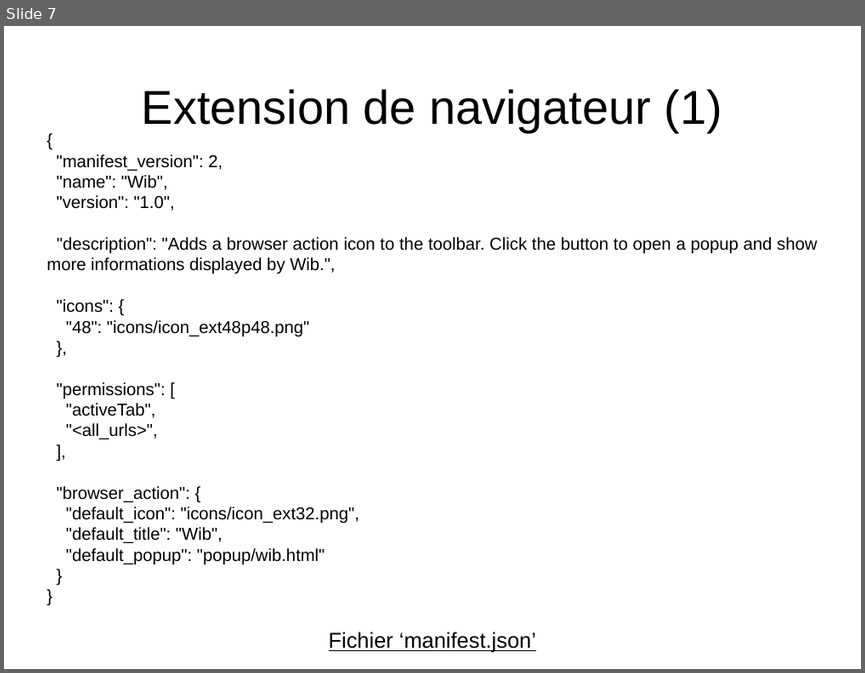
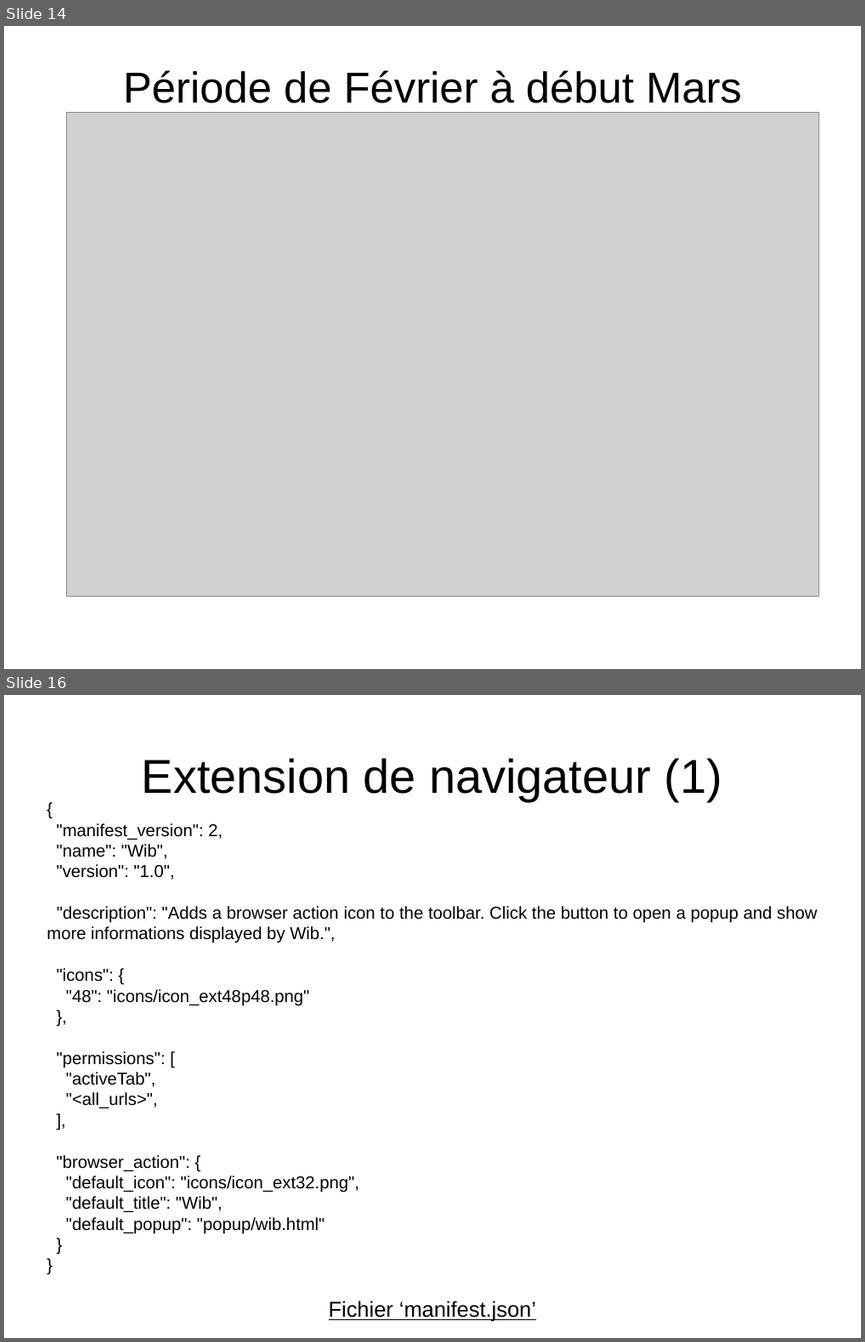
Before and after one commit to YohannBethoule/AnnuaireCollaboratif, a slide deck: doc/diapo_finale.odp. Shown one above the other, each under a label of ours: slide 7 before the commit, slides 14 and 16 after it; the slides between them are not shown. The pictures are 865x673 and 865x1342 pixels, drawn with LibreOffice and Linux fonts; fonts in the diff are those of the drawing; grey boxes stand for pictures. Boxes give left, top, right and bottom in pixels: in the first picture for what was removed or moved away, otherwise in the second. Text is boxed around its words. In the diff, an @@ line names an element or a change of style, - is before the commit and + after.

```diff
--- a/doc/diapo_finale.odp
+++ b/doc/diapo_finale.odp
@@ slide 14 added at [4,26,861,669], background #FFFFFF @@
@@ title added at [123,70,742,103], 40 pt, text #000000 @@
+Période de Février à début Mars
@@ picture added at [66,113,819,596] @@
@@ what was slide 7 is now slide 16 @@
```
Also in this commit, not shown: 14 other slides added, 13 other files.
